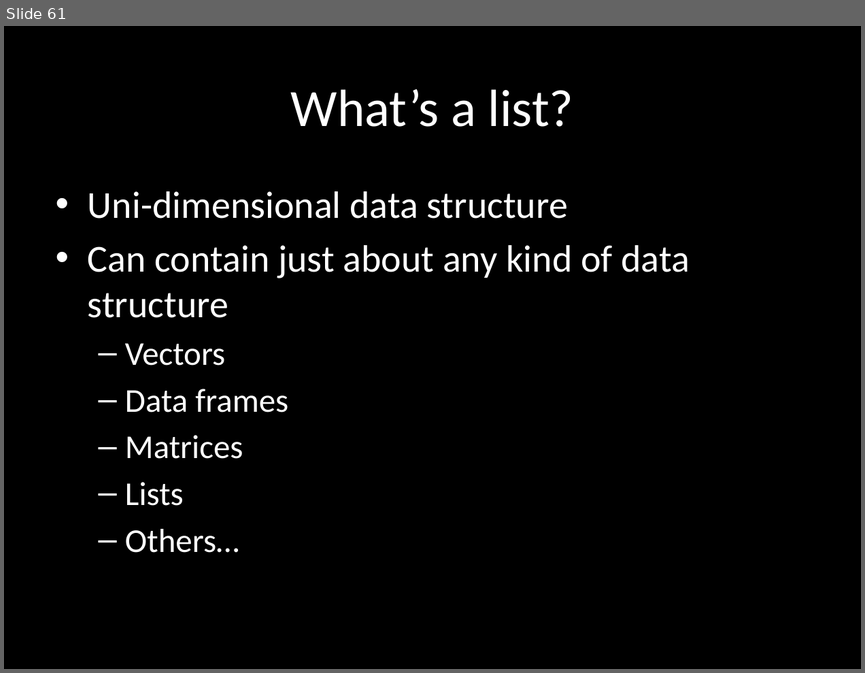
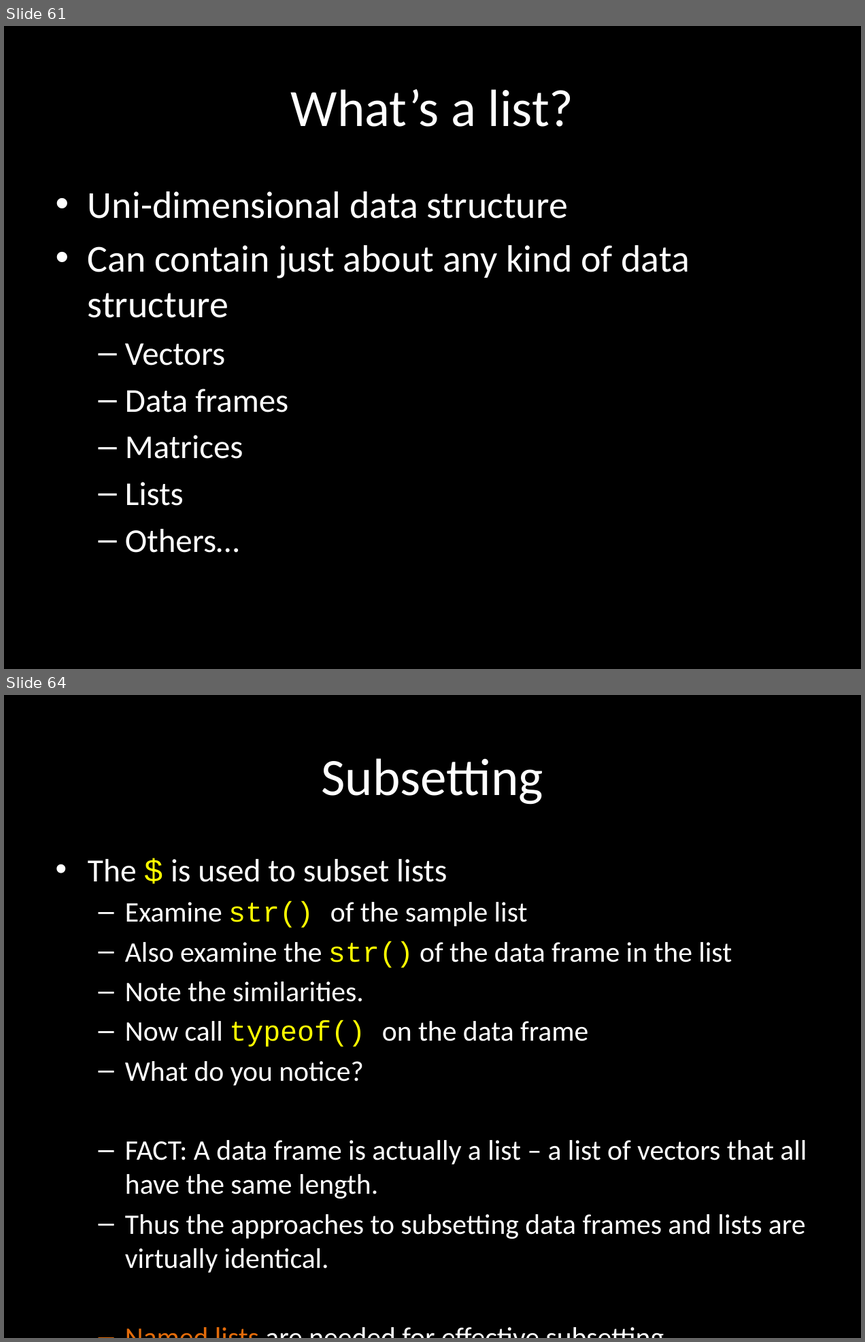
Before and after one commit to obroma/WMGtraining, a slide deck: r-data-structures.pptx. Shown one above the other, each under a label of ours: slide 61 before the commit, slides 61 and 64 after it; the slides between them are not shown. The pictures are 865x673 and 865x1342 pixels, drawn with LibreOffice and Linux fonts; fonts in the diff are those of the drawing. Boxes give left, top, right and bottom in pixels: in the first picture for what was removed or moved away, otherwise in the second. Text is boxed around its words. In the diff, an @@ line names an element or a change of style, - is before the commit and + after.

```diff
--- a/r-data-structures.pptx
+++ b/r-data-structures.pptx
@@ slide 64 added at [4, 695, 861, 1338], background #000000 @@
@@ title added at [322, 758, 543, 804], 44 pt, text #FFFFFF @@
+Subsetting
@@ text added at [88, 859, 806, 1272], 23.8 pt, text #FFFFFF @@
+• The $ is used to subset lists
+  – Examine str() of the sample list
+  – Also examine the str() of the data frame in the list
+  – Note the similarities.
+  – Now call typeof() on the data frame
+  – What do you notice?
+  – FACT: A data frame is actually a list – a list of vectors that all have the same length.
+  – Thus the approaches to subsetting data frames and lists are virtually identical.
+  – Named lists are needed for effective subsetting
```
Also in this commit, not shown: 2 slides changed, 1 other slide added, 1 other file.
